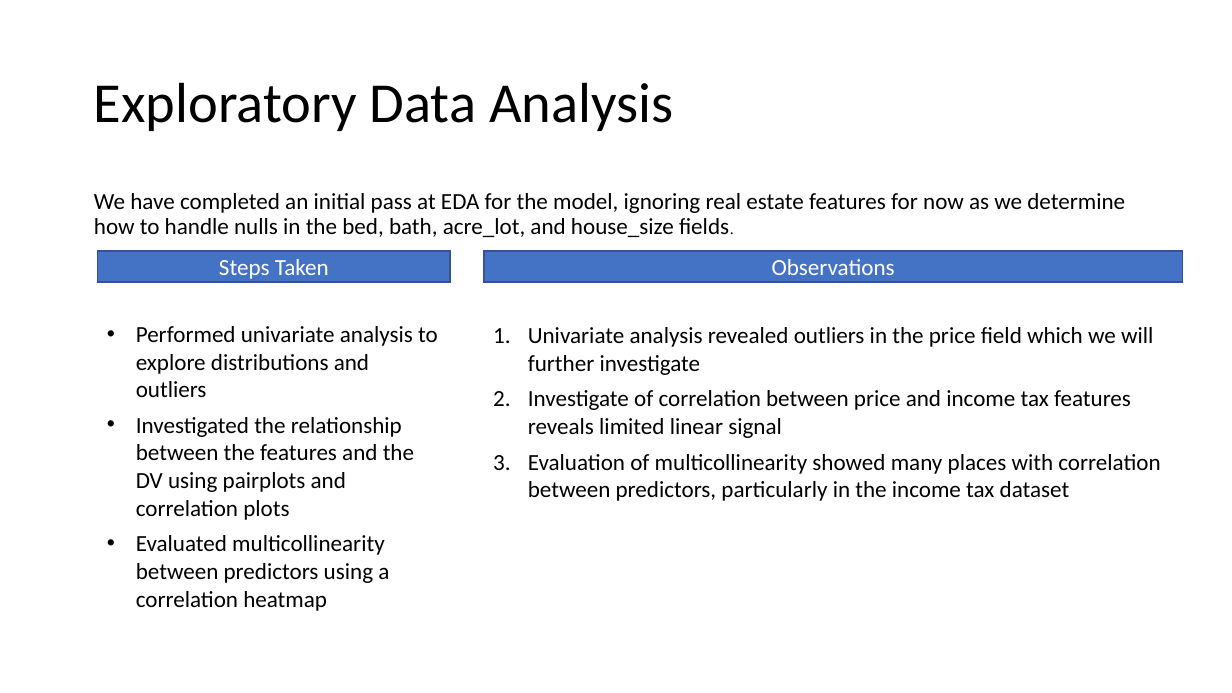
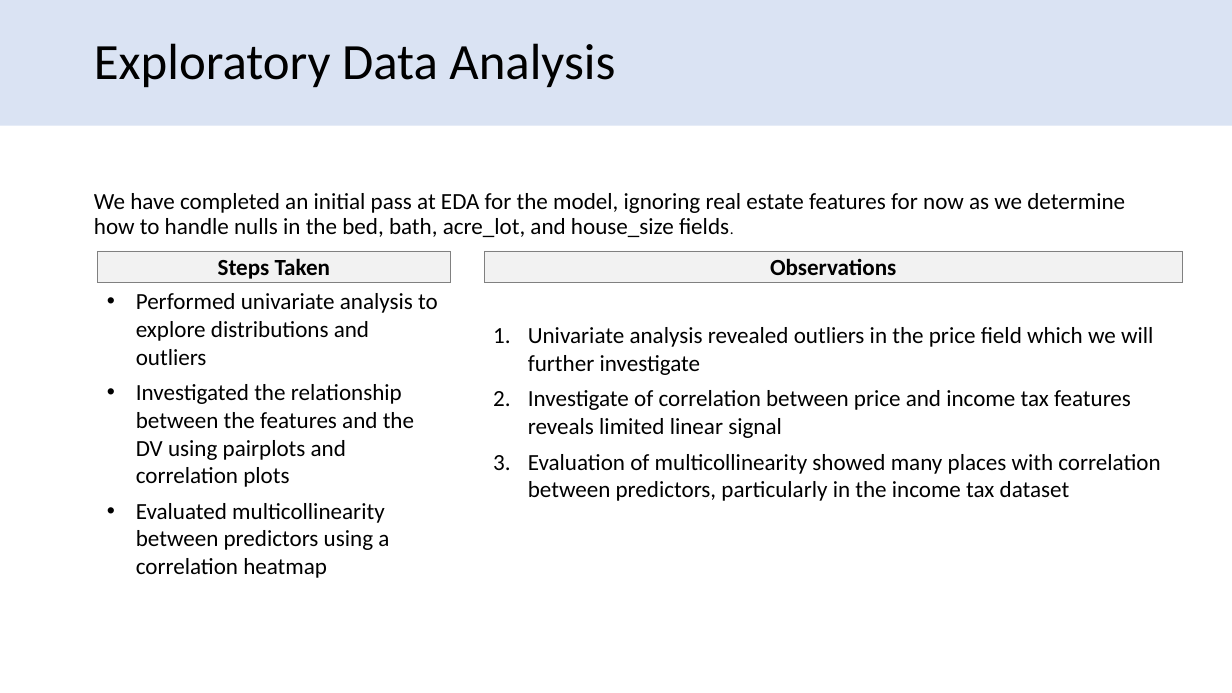
Before and after one commit to david-firrin/Real-Estate-Price-Prediction-With-Income-Tax-Data, a slide deck: slide 12 of Progress Presentation/team48progressreport.pptx. Drawn at 1232x693 pixels with LibreOffice and Linux fonts; fonts in the diff are those of the drawing. Boxes give left, top, right and bottom in pixels: in the first picture for what was removed or moved away, otherwise in the second. Text is boxed around its words. In the diff, an @@ line names an element or a change of style, - is before the commit and + after.

```diff
--- a/Progress Presentation/team48progressreport.pptx
+++ b/Progress Presentation/team48progressreport.pptx
@@ rectangle added at <box>0,0,1232,126</box>, fill #DAE3F3 @@
@@ title "Exploratory Data Analysis": place and size @@
-title "Exploratory Data Analysis" at <box>94,82,673,131</box>
+title "Exploratory Data Analysis" at <box>94,43,615,88</box>
@@ title "Exploratory Data Analysis" at <box>94,43,615,88</box>: size 44 to 39.6 pt @@
@@ rectangle "Steps Taken" at <box>98,251,450,283</box>: text colour #FFFFFF to #000000, bold on; fill #4472C4 to #F2F2F2; outline #325491 1 pt to #808080 0.5 pt @@
@@ rectangle "Observations" at <box>484,251,1183,283</box>: text colour #FFFFFF to #000000, bold on; fill #4472C4 to #F2F2F2; outline #325491 1 pt to #808080 0.5 pt @@
@@ text "Performed univariate analysis to explore ...": place and size @@
-text "Performed univariate analysis to explore ..." at <box>136,326,438,611</box>
+text "Performed univariate analysis to explore ..." at <box>136,293,438,578</box>
```
Also in this commit, not shown: 14 other slides changed, 1 other file.
